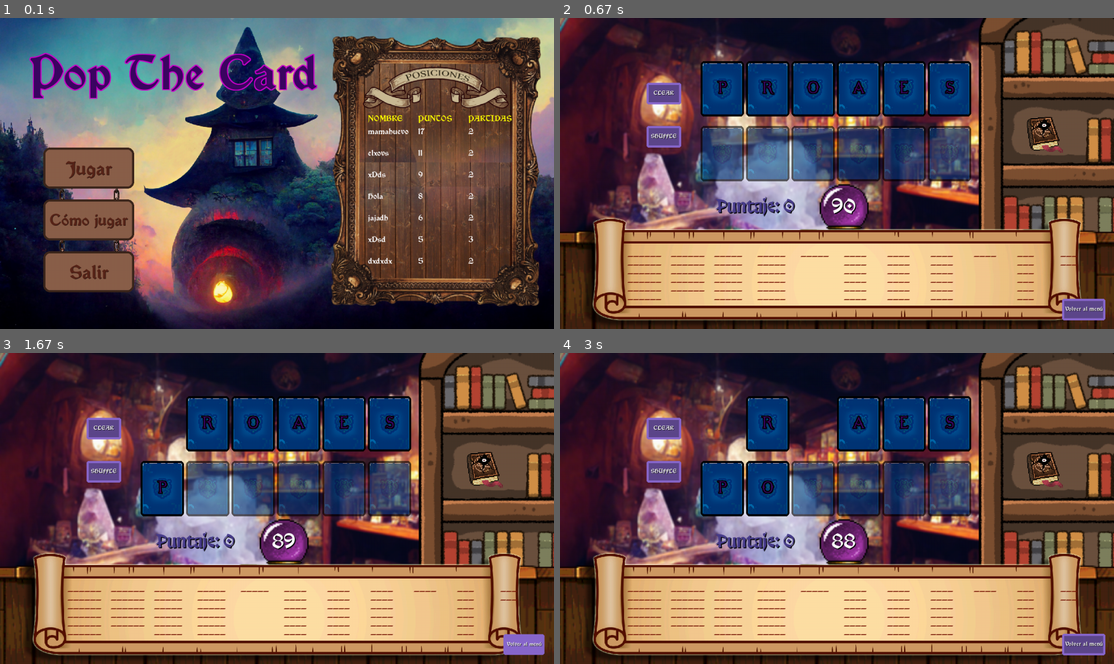
Above: before the commit, frames 1-4 (two rows, left to right).
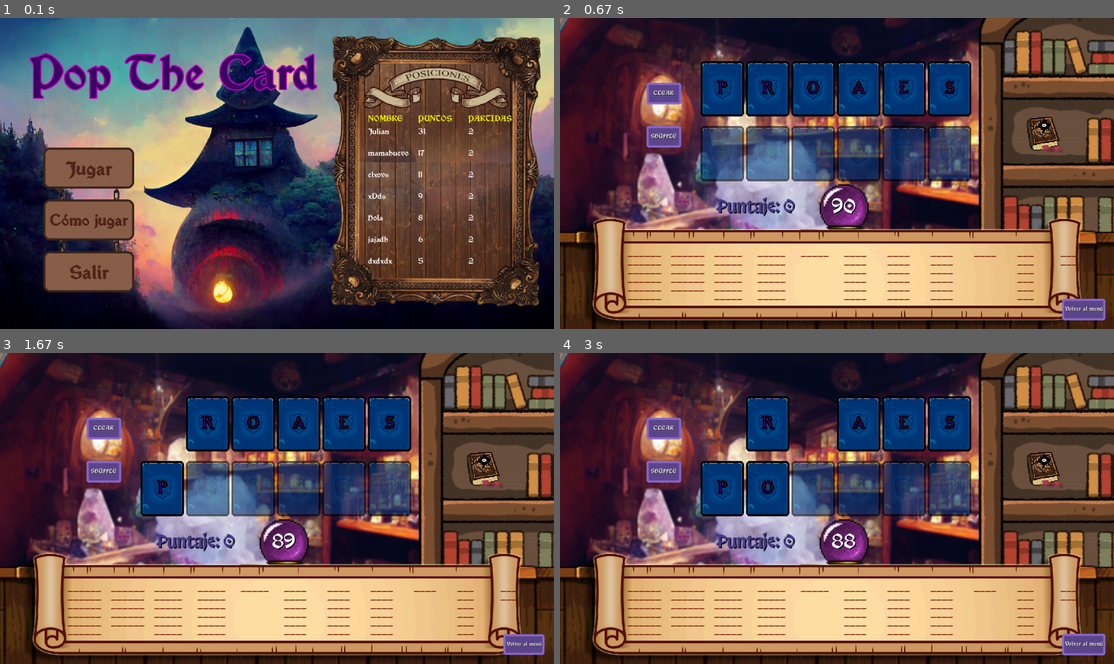
Above: after the commit, the same moments.

Repository: juliancz-a/SP_GRUPO_5_Pygame
Game: pygame game, started from code/class_game.py
Two runs of this game, one before a commit and one after it. Both use one fixed random seed, a clock stepped at 60 frames per second and the inputs below.
Inputs (mouse positions are in pixels of both pictures, inside the frame that each line leads up to):
- Up to frame 1 (0.1 s): no input
- Up to frame 2 (0.67 s): click "Jugar" at 0.38 s
- Up to frame 3 (1.67 s): press the mouse at (520, 645) at 0.7 s; move the mouse to (332, 545) at 0.8 s; release the mouse at (144, 446) at 0.93 s; press the mouse at (520, 645) at 1.58 s
- Up to frame 4 (3 s): move the mouse to (936, 527) at 1.68 s; release the mouse at (792, 405) at 1.82 s

The runs differ from the first frame. In frame 1, 0.4% of the frame differs, in the area x 66-86%, y 35-73%; in frame 2, nothing differs; in frame 3, 0.3%; in frame 4, nothing differs.

Commit message:
mouse event funcion

Diff:
--- a/code/class_game.py
+++ b/code/class_game.py
@@ -21,7 +21,7 @@
 
         pygame.init()
 
-        self.surface = pygame.display.set_mode((size), pygame.RESIZABLE)
+        self.surface = pygame.display.set_mode((size))
 
         self.lista_jugadores = lista_jugadores
         self.lista_palabras = lista_palabras
--- a/code/data/config/scoreboard.csv
+++ b/code/data/config/scoreboard.csv
@@ -1,10 +1,11 @@
 nombre,puntos,partidas
+Julian,31,2
 mamahuevo,17,2
 elxovs,11,2
 xDds,9,2
 Hola,8,2
 jajadh,6,2
+dxdxdx,5,2
 xDsd,5,3
-dxdxdx,5,2
 JUlianj,3,2
 jeje,1,5
--- a/code/game_tools/class_box.py
+++ b/code/game_tools/class_box.py
@@ -52,40 +52,28 @@
 
         center = self.rectangulo.center
 
-        self.presionado = handle_mouse_event(self.rectangulo, event)
-        self.hover = handle_mouse_event(self.rectangulo, event)
+        estado = handle_mouse_event(self.rectangulo, event)
 
-        if event.type == pygame.MOUSEBUTTONDOWN:
+        if estado["presionado"] == True:
+            if self.sound != None:
+                sound = pygame.mixer.Sound(self.sound)
+                pygame.mixer.Sound.play(sound)
+                pygame.mixer.Sound.set_volume(sound, 0.10)
 
-            if self.rectangulo.collidepoint(event.pos):
-                self.presionado = True
+            self.rectangulo.size = (self.reduccion[0], self.reduccion[1])
+            self.rectangulo.center = center
 
-                if self.sound != None:
-                    sound = pygame.mixer.Sound(self.sound)
-                    pygame.mixer.Sound.play(sound)
-                    pygame.mixer.Sound.set_volume(sound, 0.10)
-
-                self.rectangulo.width = self.reduccion[0]
-                self.rectangulo.height = self.reduccion[1]
-                self.rectangulo.center = center
-
-
-        elif event.type == pygame.MOUSEBUTTONUP:
-
-
-            if self.rectangulo.collidepoint(event.pos):
-                self.presionado = False
+        elif estado["presionado"] == False:
+            if estado["action"]:
                 action = True
 
-            self.rectangulo.width = self.dimensiones[0]
-            self.rectangulo.height = self.dimensiones[1]
+            self.rectangulo.size = (self.dimensiones[0], self.dimensiones[1])
             self.rectangulo.center = center
 
-        elif event.type == pygame.MOUSEMOTION:
-            if self.rectangulo.collidepoint(event.pos):
-                self.hover = True
-            else:
-                self.hover = False
+        if estado["hover"] == True:
+            self.hover = True
+        else:
+            self.hover = False
 
         return action
 
--- a/code/game_tools/event_handle.py
+++ b/code/game_tools/event_handle.py
@@ -17,13 +17,29 @@
     return selection
 
 
-def handle_mouse_event (rectangulo, event):
-    estado = False
+def handle_mouse_event (rectangulo, event) -> dict:
+    estado = {
+        "presionado" : None,
+        "hover" : False,
+        "action" : False
+    }
     mouse_events = [pygame.MOUSEBUTTONDOWN, pygame.MOUSEBUTTONUP, pygame.MOUSEMOTION]
 
     for mouse_event in mouse_events:
         if event.type == mouse_event:
+
+            if mouse_event == pygame.MOUSEBUTTONUP:
+                estado["presionado"] = False
+
             if rectangulo.collidepoint(event.pos):
-                estado = True
+                match mouse_event:
+                    case pygame.MOUSEBUTTONDOWN:
+                        estado["presionado"] = True
+
+                    case pygame.MOUSEBUTTONUP:
+                        estado["action"] = True
+
+                    case pygame.MOUSEMOTION:
+                        estado["hover"] = True
 
     return estado
Not shown, changed: README.md
